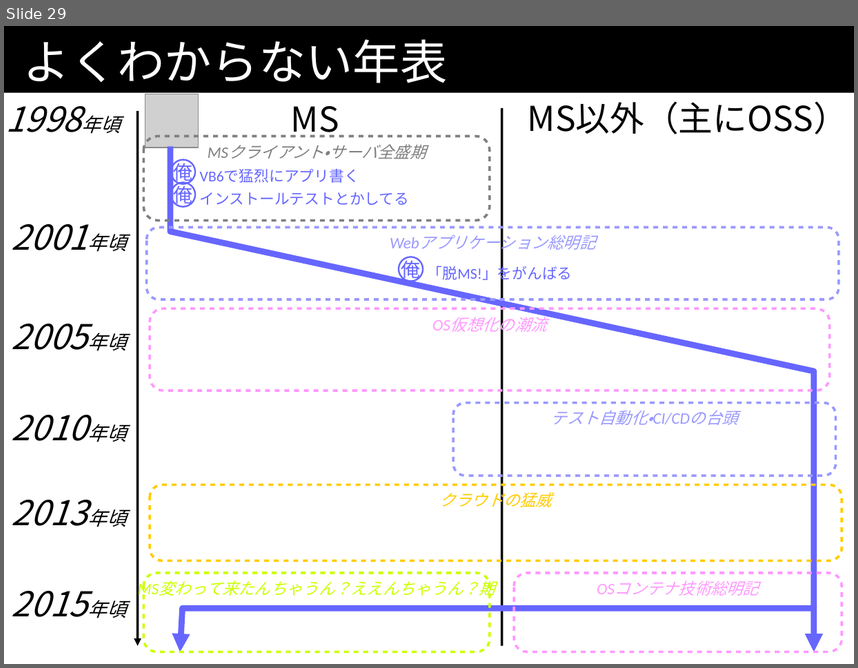
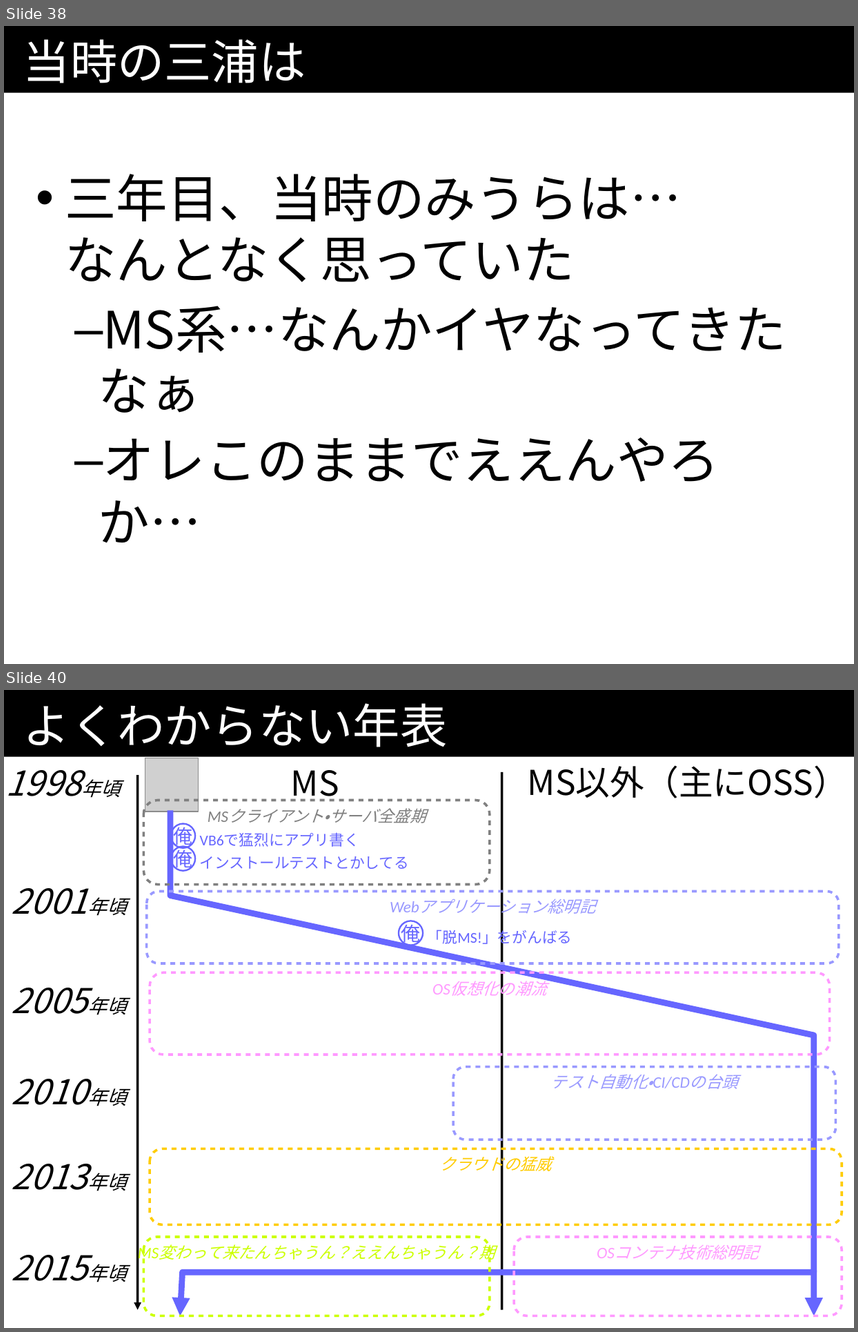
Before and after one commit to kazuhito-m/kazuhito-m.github.io, a slide deck: _drafts/comcamp2016.odp. Shown one above the other, each under a label of ours: slide 29 before the commit, slides 38 and 40 after it; the slides between them are not shown. The pictures are 858x668 and 858x1332 pixels, drawn with LibreOffice and Linux fonts; fonts in the diff are those of the drawing; grey boxes stand for pictures. Boxes give left, top, right and bottom in pixels: in the first picture for what was removed or moved away, otherwise in the second. Text is boxed around its words. In the diff, an @@ line names an element or a change of style, - is before the commit and + after.

Commit message:
一章終わりまで。]

```diff
--- a/_drafts/comcamp2016.odp
+++ b/_drafts/comcamp2016.odp
@@ slide 38 added at (4, 26, 854, 664), background #FFFFFF; not listed: 1 template element that a slide beside it also shows @@
@@ title added at (23, 39, 306, 83), 44 pt, text #FFFFFF @@
+当時の三浦は
@@ text added at (65, 174, 786, 542), 48 pt, text #000000 @@
+• 三年目、当時のみうらは…
+  なんとなく思っていた
+  – MS系…なんかイヤなってきたなぁ
+  – オレこのままでええんやろか…
@@ what was slide 29 is now slide 40 @@
```
Also in this commit, not shown: 2 slides changed, 11 other slides added, 1 slide removed.
